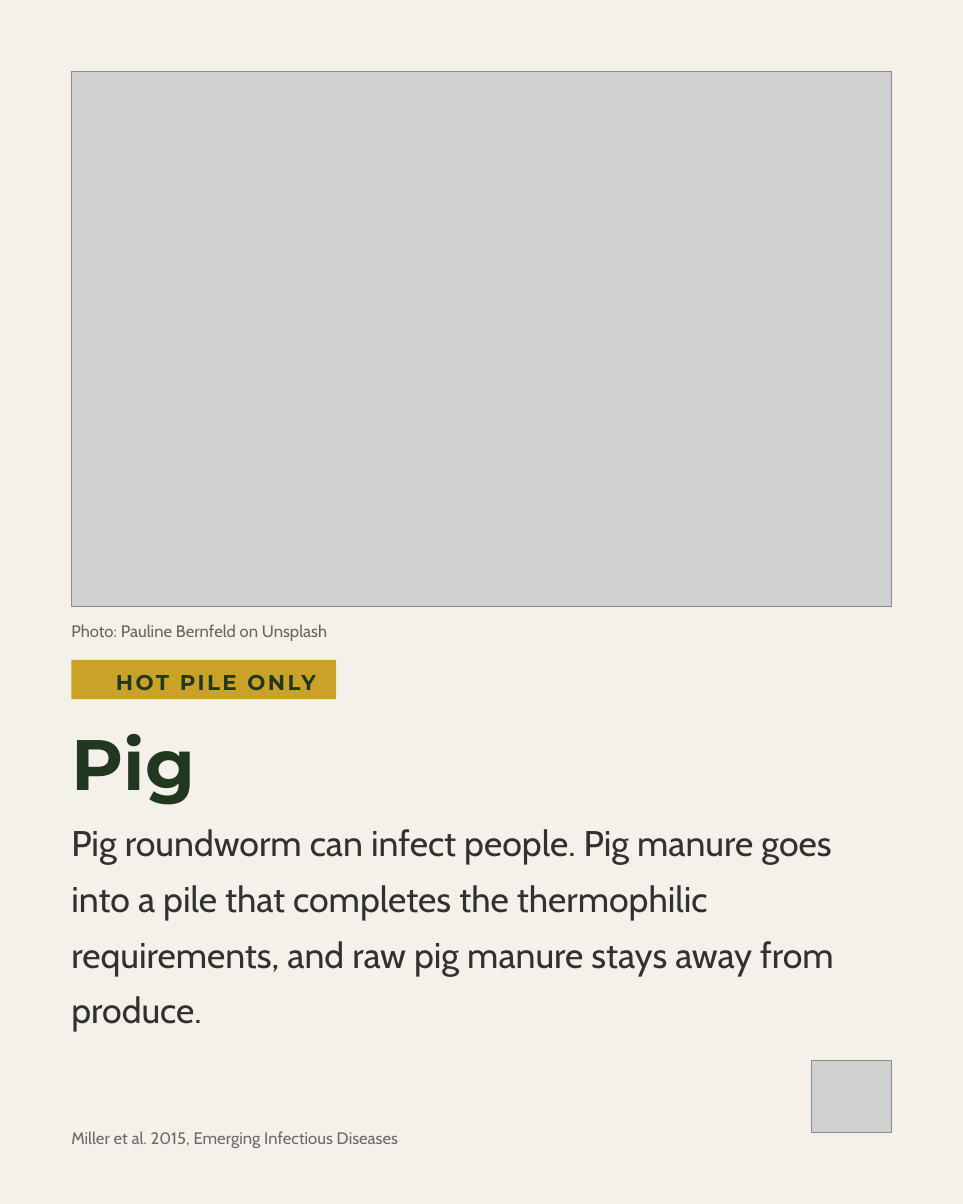
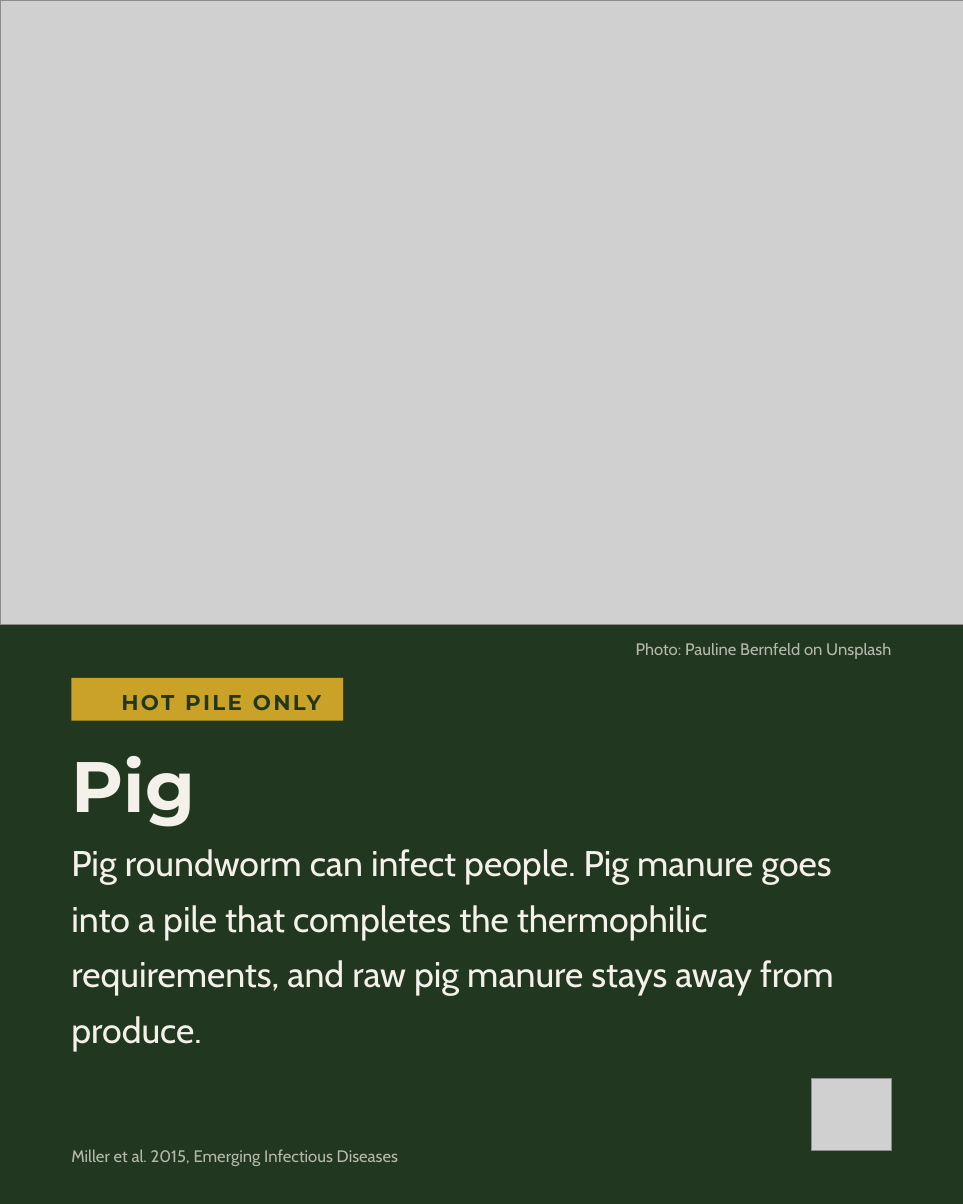
Before and after one commit to linneamoritznyc/SFW-SocialMedia, a slide deck: slide 5 of templates/posts/october/04-10-2026-sun-ig-world-animal-day-v2.pptx (slide 4 before the commit). Drawn at 963x1204 pixels with LibreOffice and Linux fonts; fonts in the diff are those of the drawing; grey boxes stand for pictures; background and template pictures are left out. Boxes give left, top, right and bottom in pixels: in the first picture for what was removed or moved away, otherwise in the second. Text is boxed around its words. In the diff, an @@ line names an element or a change of style, - is before the commit and + after.

```diff
--- a/templates/posts/october/04-10-2026-sun-ig-world-animal-day-v2.pptx
+++ b/templates/posts/october/04-10-2026-sun-ig-world-animal-day-v2.pptx
@@ background #F4F1EA to #22371F @@
@@ picture: place and size @@
-picture at (71,71,891,606)
+picture at (0,0,963,624)
@@ text "Photo: Pauline Bernfeld on Unsplash": place and size @@
-text "Photo: Pauline Bernfeld on Unsplash" at (71,624,327,641)
+text "Photo: Pauline Bernfeld on Unsplash" at (636,643,891,659)
@@ text "Photo: Pauline Bernfeld on Unsplash" at (636,643,891,659): text colour #6A665C to #F4F1EA at 70% opacity; alignment left to right @@
@@ rectangle: place and size @@
-rectangle at (71,660,336,699)
+rectangle at (71,678,343,721)
@@ text "HOT PILE ONLY" rewrapped from (116,660,336,699) to (122,678,343,721) @@
@@ text "Pig": place and size @@
-text "Pig" at (71,734,195,805)
+text "Pig" at (71,756,195,827)
@@ text "Pig" at (71,756,195,827): text colour #22371F to #F4F1EA @@
@@ text "Pig roundworm can infect people. ...": place and size @@
-text "Pig roundworm can infect people. ..." at (71,829,834,1031)
+text "Pig roundworm can infect people. ..." at (71,849,834,995)
@@ text "Pig roundworm can infect people. ..." at (71,849,834,995): text colour #333130 to #F4F1EA @@
@@ picture: place and size @@
-picture at (811,1061,892,1132)
+picture at (811,1078,892,1150)
@@ text "Miller et al. 2015, Emerging ...": place and size @@
-text "Miller et al. 2015, Emerging ..." at (71,1131,398,1148)
+text "Miller et al. 2015, Emerging ..." at (71,1149,398,1166)
@@ text "Miller et al. 2015, Emerging ..." at (71,1149,398,1166): text colour #333130 at 70% opacity to #F4F1EA at 70% opacity @@
```
Also in this commit, not shown: 5 other slides changed, 3 slides added, 13 other files.
